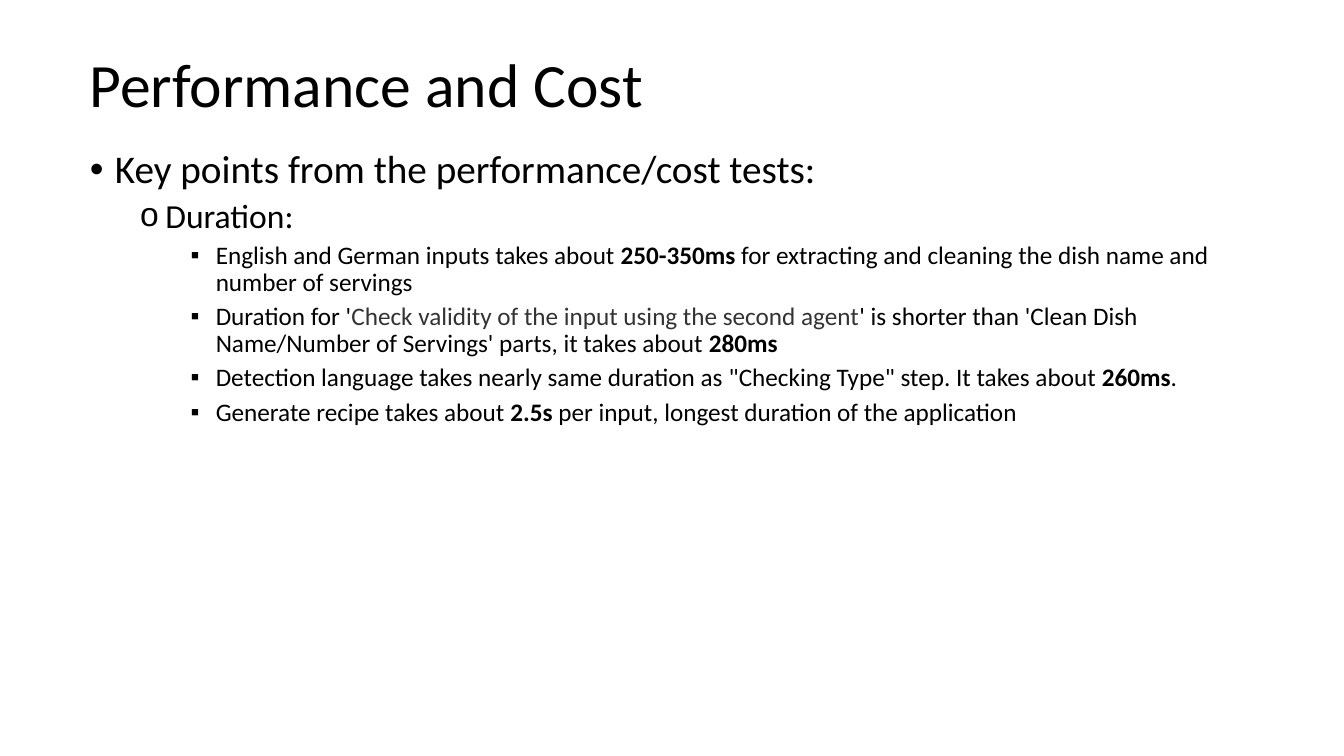
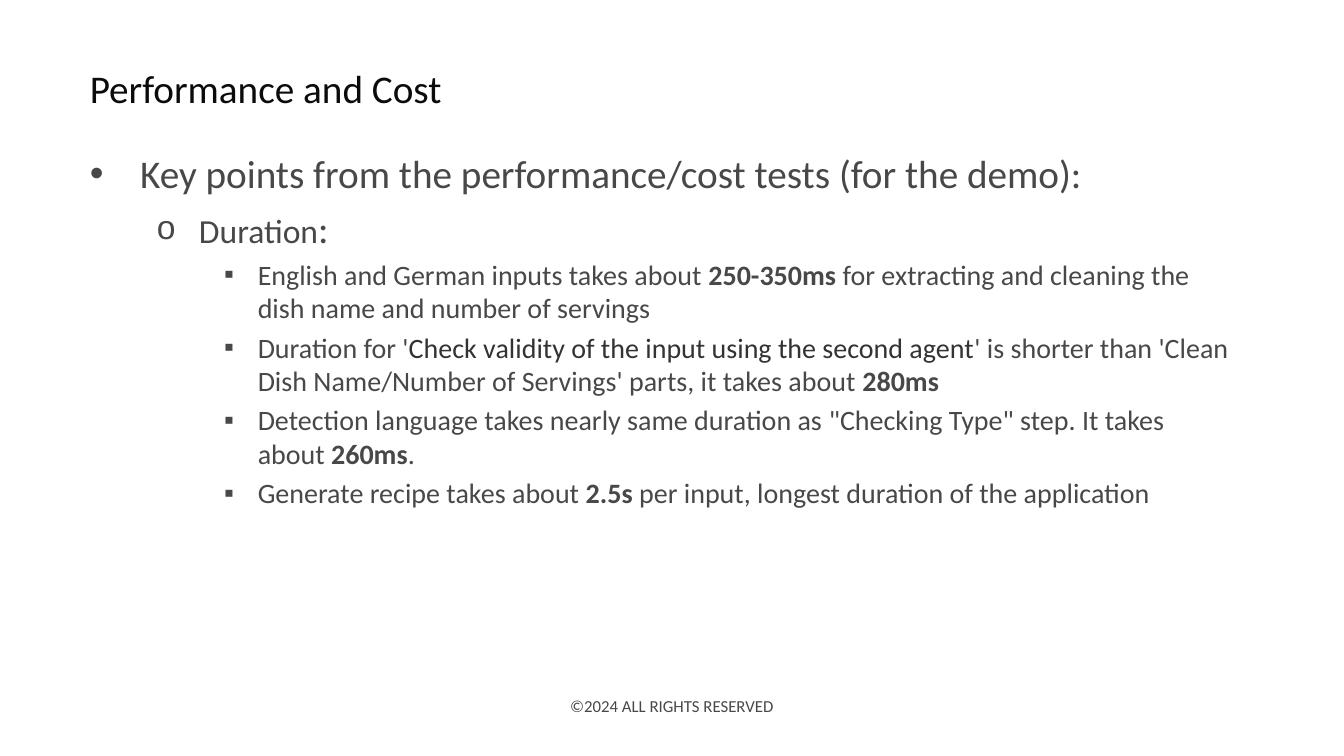
Before and after one commit to deepnetworkgmbh/generative-ai, a slide deck: slide 19 of recipe_generation/Presentation.pptx. Drawn at 1344x756 pixels with LibreOffice and Linux fonts; fonts in the diff are those of the drawing; background and template pictures are left out. Boxes give left, top, right and bottom in pixels: in the first picture for what was removed or moved away, otherwise in the second. Text is boxed around its words. In the diff, an @@ line names an element or a change of style, - is before the commit and + after.

Commit message:
(recipe_generation): Updated the presentation

```diff
--- a/recipe_generation/Presentation.pptx
+++ b/recipe_generation/Presentation.pptx
@@ title "Performance and Cost" at bbox=[90, 75, 442, 104]: size 44 to 28 pt, text colour #000000 to #0B0B0B; line spacing 0.9 to 1 @@
@@ text at bbox=[140, 159, 1081, 195]: text changed; text colour #000000 to #484848 @@
-• Key points from the performance/cost tests:
+• Key points from the performance/cost tests (for the demo):
@@ text at bbox=[199, 220, 1229, 508]: size 24 to 28 pt in "Duration:"; text colour #000000 to #484848 in "Duration:", "English and German inputs takes about 250-350ms ...", "Duration for 'Check agent' is shorter than ...", "Detection language takes nearly same duration as ..." and 1 more places; size 18 to 20 pt in "English and German inputs takes about 250-350ms ...", "Duration for 'Check validity of the input ...", "Detection language takes nearly same duration as ...", "Generate recipe takes about 2.5s per input, ..."; indent changed; line spacing 0.9 to 1; less space between paragraphs @@
@@ text added at bbox=[570, 700, 773, 712], 12 pt, text #484848 @@
+©2024 ALL RIGHTS RESERVED
```
Also in this commit, not shown: 16 other slides changed, 4 slides added, 3 slides removed, 1 other file.
